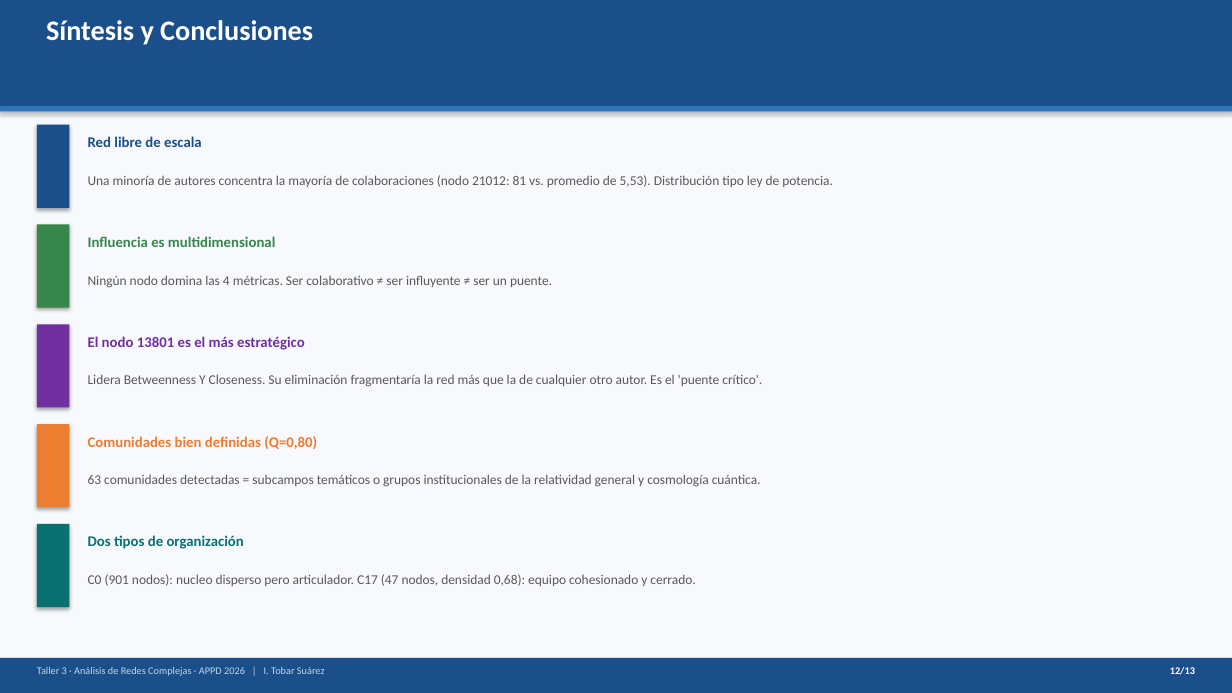
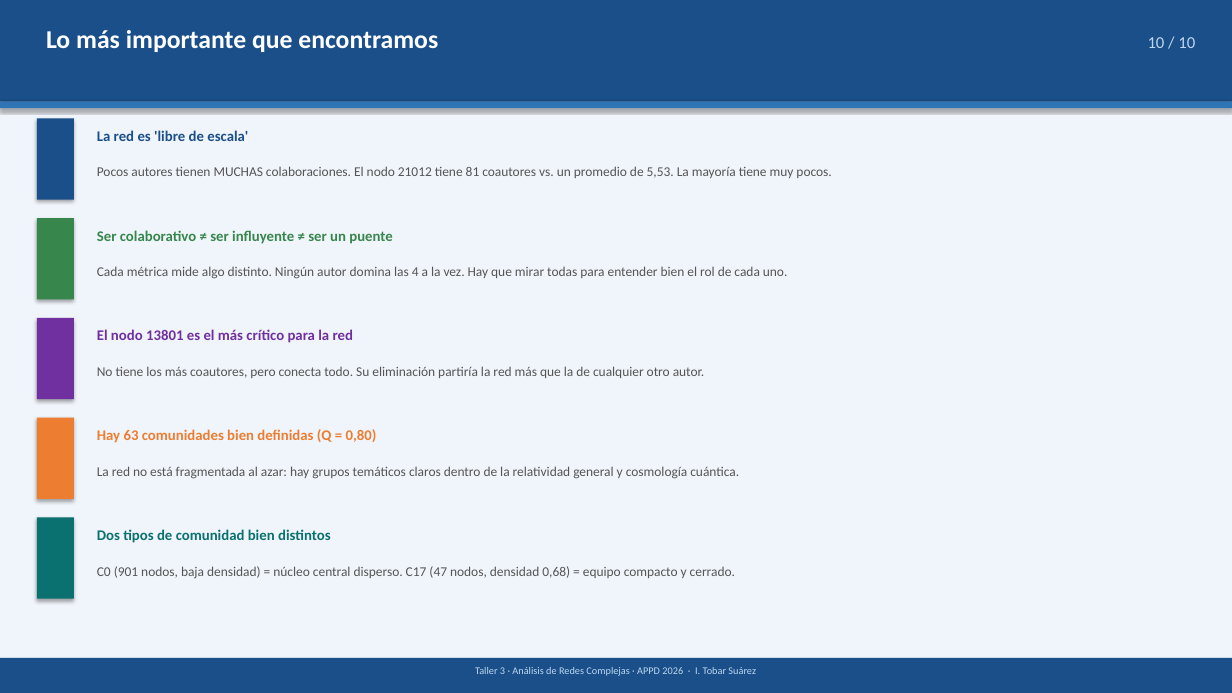
Before and after one commit to itsnaacho/TALLER-, a slide deck: slide 11 of Taller3_Presentacion.pptx (slide 12 before the commit). Drawn at 1232x693 pixels with LibreOffice and Linux fonts; fonts in the diff are those of the drawing. Boxes give left, top, right and bottom in pixels: in the first picture for what was removed or moved away, otherwise in the second. Text is boxed around its words. In the diff, an @@ line names an element or a change of style, - is before the commit and + after.

```diff
--- a/Taller3_Presentacion.pptx
+++ b/Taller3_Presentacion.pptx
@@ rectangle: place and size @@
-rectangle at [0,0,1232,106]
+rectangle at [0,0,1232,102]
@@ rectangle at [0,0,1232,693]: fill #F7F9FC to #F0F5FB @@
@@ text removed at [46,20,313,45] @@
-Síntesis y Conclusiones
@@ text added at [46,30,438,52], 20 pt, text #FFFFFF, bold @@
+Lo más importante que encontramos
@@ text added at [1148,37,1195,48], 13 pt, text #BDD7EE @@
+10 / 10
@@ rectangle: place and size @@
-rectangle at [0,106,1232,112]
+rectangle at [0,102,1232,108]
@@ rectangle: place and size @@
-rectangle at [37,125,69,208]
+rectangle at [37,118,74,200]
@@ text at [97,130,248,141]: text changed @@
-Red libre de escala
+La red es 'libre de escala'
@@ text at [97,166,831,178]: text changed; text colour #595959 to #555555 @@
-Una minoría de autores concentra la mayoría de colaboraciones (nodo 21012: 81 vs. promedio de 5,53). Distribución tipo ley de potencia.
+Pocos autores tienen MUCHAS colaboraciones. El nodo 21012 tiene 81 coautores vs. un promedio de 5,53. La mayoría tiene muy pocos.
@@ rectangle: place and size @@
-rectangle at [37,225,69,308]
+rectangle at [37,218,74,299]
@@ text removed at [88,236,275,247] @@
-Influencia es multidimensional
@@ text at [97,230,392,244]: text changed; size 10.5 to 11.5 pt; text colour #595959 to #37864C; bold on @@
-Ningún nodo domina las 4 métricas. Ser colaborativo ≠ ser influyente ≠ ser un puente.
+Ser colaborativo ≠ ser influyente ≠ ser un puente
@@ text added at [97,266,788,279], 10.5 pt, text #555555 @@
+Cada métrica mide algo distinto. Ningún autor domina las 4 a la vez. Hay que mirar todas para entender bien el rol de cada uno.
@@ rectangle: place and size @@
-rectangle at [37,324,69,408]
+rectangle at [37,318,74,399]
@@ text at [97,329,353,343]: text changed @@
-El nodo 13801 es el más estratégico
+El nodo 13801 es el más crítico para la red
@@ text at [97,366,705,378]: text changed; text colour #595959 to #555555 @@
-Lidera Betweenness Y Closeness. Su eliminación fragmentaría la red más que la de cualquier otro autor. Es el 'puente crítico'.
+No tiene los más coautores, pero conecta todo. Su eliminación partiría la red más que la de cualquier otro autor.
@@ rectangle: place and size @@
-rectangle at [37,424,69,507]
+rectangle at [37,418,74,499]
@@ text at [97,429,377,443]: text changed @@
-Comunidades bien definidas (Q=0,80)
+Hay 63 comunidades bien definidas (Q = 0,80)
@@ text at [97,466,739,479]: text changed; text colour #595959 to #555555 @@
-63 comunidades detectadas = subcampos temáticos o grupos institucionales de la relatividad general y cosmología cuántica.
+La red no está fragmentada al azar: hay grupos temáticos claros dentro de la relatividad general y cosmología cuántica.
@@ rectangle: place and size @@
-rectangle at [37,524,69,607]
+rectangle at [37,518,74,599]
@@ text at [97,529,331,543]: text changed @@
-Dos tipos de organización
+Dos tipos de comunidad bien distintos
@@ text at [97,566,735,579]: text changed; text colour #595959 to #555555 @@
-C0 (901 nodos): nucleo disperso pero articulador. C17 (47 nodos, densidad 0,68): equipo cohesionado y cerrado.
+C0 (901 nodos, baja densidad) = núcleo central disperso. C17 (47 nodos, densidad 0,68) = equipo compacto y cerrado.
@@ text at [475,667,756,676]: text changed @@
-Taller 3 · Análisis de Redes Complejas · APPD 2026 | I. Tobar Suárez
+Taller 3 · Análisis de Redes Complejas · APPD 2026 · I. Tobar Suárez
@@ text removed at [1170,667,1195,675] @@
-12/13
```
Also in this commit, not shown: 9 other slides changed, 2 slides added, 3 slides removed, 1 other file.
